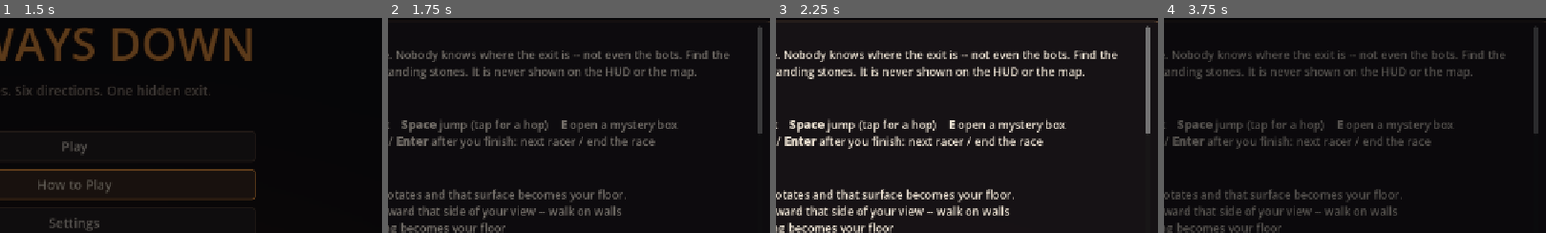
Above: before the commit, frames 1-4 (left to right).
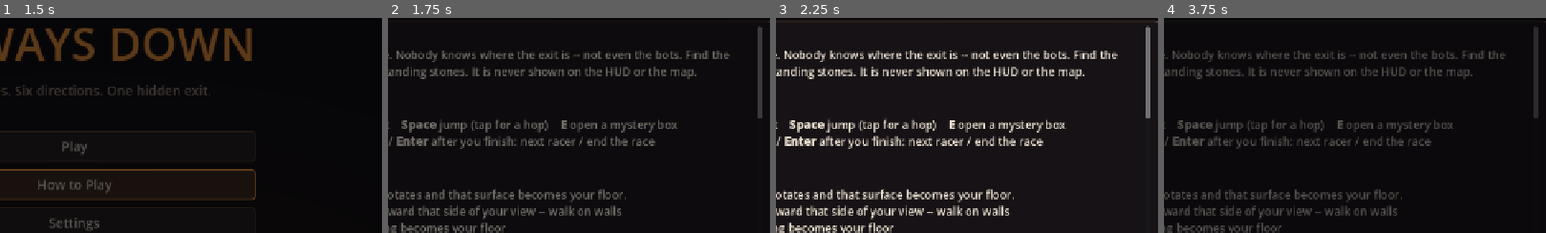
Above: after the commit, the same moments.

Repository: mdraihankabirsifat/Optimus
Game: Godot game, scene res://scenes/ui/splash.tscn
Same seed, same stepped clock (60 frames per second), same inputs: the game is played once before the commit and once after it.
Inputs (mouse positions are % of the whole screen's width and height, from its top left):
- Up to frame 1 (1.5 s): tap Enter (skip_wait) at 0.5 s; move the mouse to (72, 45) at 0.52 s; hold D (move_right) 0.53-1.25 s; tap 1 (emote_1) at 0.6 s; click (72, 45) at 0.67 s; tap Space (jump) at 0.77 s; click "How to Play" at 1.25 s
- Up to frame 2 (1.75 s): no input
- Up to frame 3 (2.25 s): move the mouse to (30, 55) at 2.02 s; hold S (move_back) from 2.03 s (still down); tap 2 (emote_2) at 2.1 s
- Up to frame 4 (3.75 s): move the mouse to (60, 28) at 2.77 s; release S (move_back) at 2.78 s; hold D (move_right) 2.78-3.5 s; tap 3 (emote_3) at 2.85 s; click "Back" at 3.5 s
The pictures show only the part of the screen within x 40-90%, y 17-67%; the shares and areas given below are measured in that part.

Frame 1 is identical in both runs. In frame 2, less than 0.1% of the frame differs, in the area x 96-98%, y 46-54%; in frame 3, less than 0.1%; in frame 4, less than 0.1%.

Commit message:
UI-008: How to Play explains Online and Mixed Race, environments, spectating
Co-Authored-By: Claude Opus 5 <noreply@anthropic.com>

Diff:
--- a/scripts/ui/how_to_play.gd
+++ b/scripts/ui/how_to_play.gd
@@ -53,6 +53,14 @@
 			+ "but the vertical ones cost Moves.",
 		"",
 		"[font_size=24]%sModes[/color][/font_size]" % E,
-		"Set bots to zero for a [b]Time Trial[/b]. Finish a cave faster than before and your [b]ghost[/b] races you next time. "
-			+ "[b]Daily[/b] gives everyone the same cave today. Share a seed and size to race a friend's cave.",
+		"[b]Bot Race[/b] works offline: you against 0-4 bots. Zero bots is a [b]Time Trial[/b], and beating your best "
+			+ "on a cave saves a [b]ghost[/b] that races you next time. [b]Daily[/b] gives everyone the same cave today.",
+		"[b]Online Race[/b]: 2-5 humans. One player creates a room and shares its four-letter code; the others join with it. "
+			+ "[b]Mixed Race[/b] adds bots -- the host can [b]fill empty slots with bots[/b]. "
+			+ "Online, Esc opens the menu but the race keeps running.",
+		"Pick an [b]environment[/b] in the lobby: Stone Age, Jungle, Dark Cave (you carry a lamp) or City Drain. "
+			+ "It changes the look, never the cave: the same seed is the same race in all four.",
+		"",
+		"[font_size=24]%sSpectating[/color][/font_size]" % S,
+		"Finished or out of hearts? The camera follows another racer in their own gravity. [b]Tab[/b] switches racer.",
 	]))
